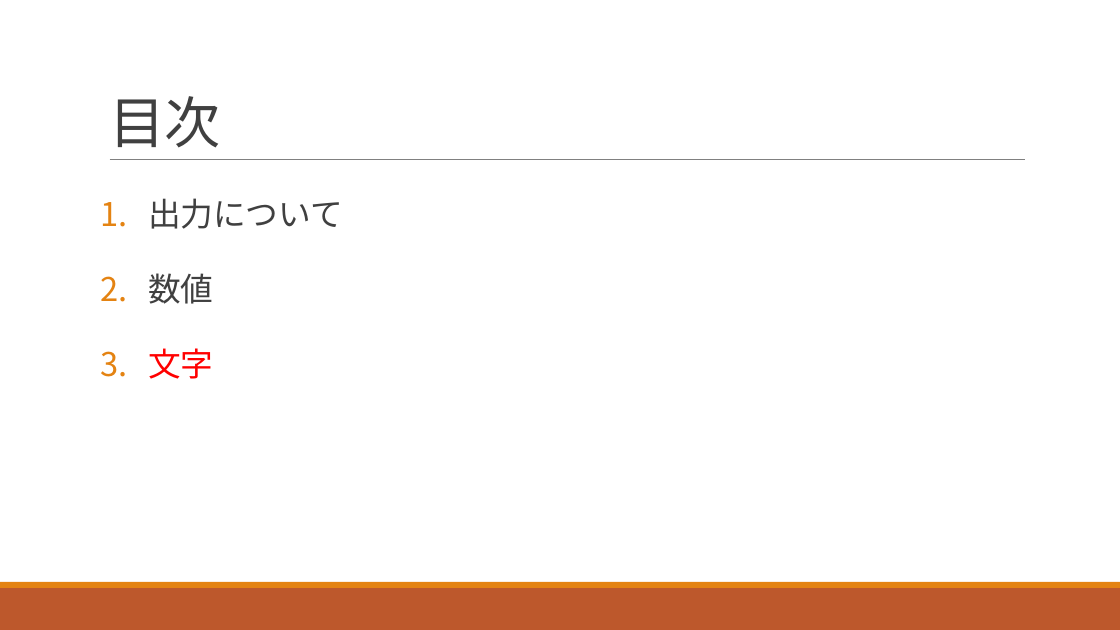
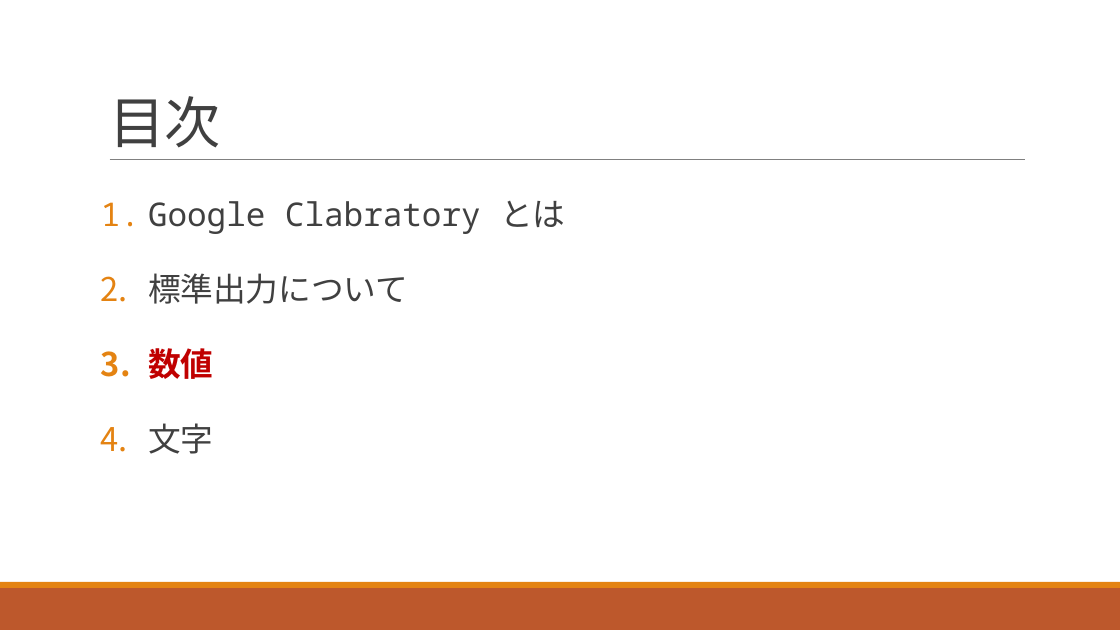
Before and after one commit to navy1634/Teach, a slide deck: slide 17 of 20230530/unit1.pptx (slide 16 before the commit). Drawn at 1120x630 pixels with LibreOffice and Linux fonts; fonts in the diff are those of the drawing. Boxes give left, top, right and bottom in pixels: in the first picture for what was removed or moved away, otherwise in the second. Text is boxed around its words. In the diff, an @@ line names an element or a change of style, - is before the commit and + after.

```diff
--- a/20230530/unit1.pptx
+++ b/20230530/unit1.pptx
@@ text at [148,201,565,304]: text changed @@
-1. 出力について
+1. Google Clabratory とは
+2. 標準出力について
@@ text at [148,348,213,454]: text colour #404040 to #C00000, bold on in "数値"; text colour #FF0000 to #404040 in "文字" @@
```
Also in this commit, not shown: 10 other slides changed, 15 slides added, 1 slide removed, 2 other files.
